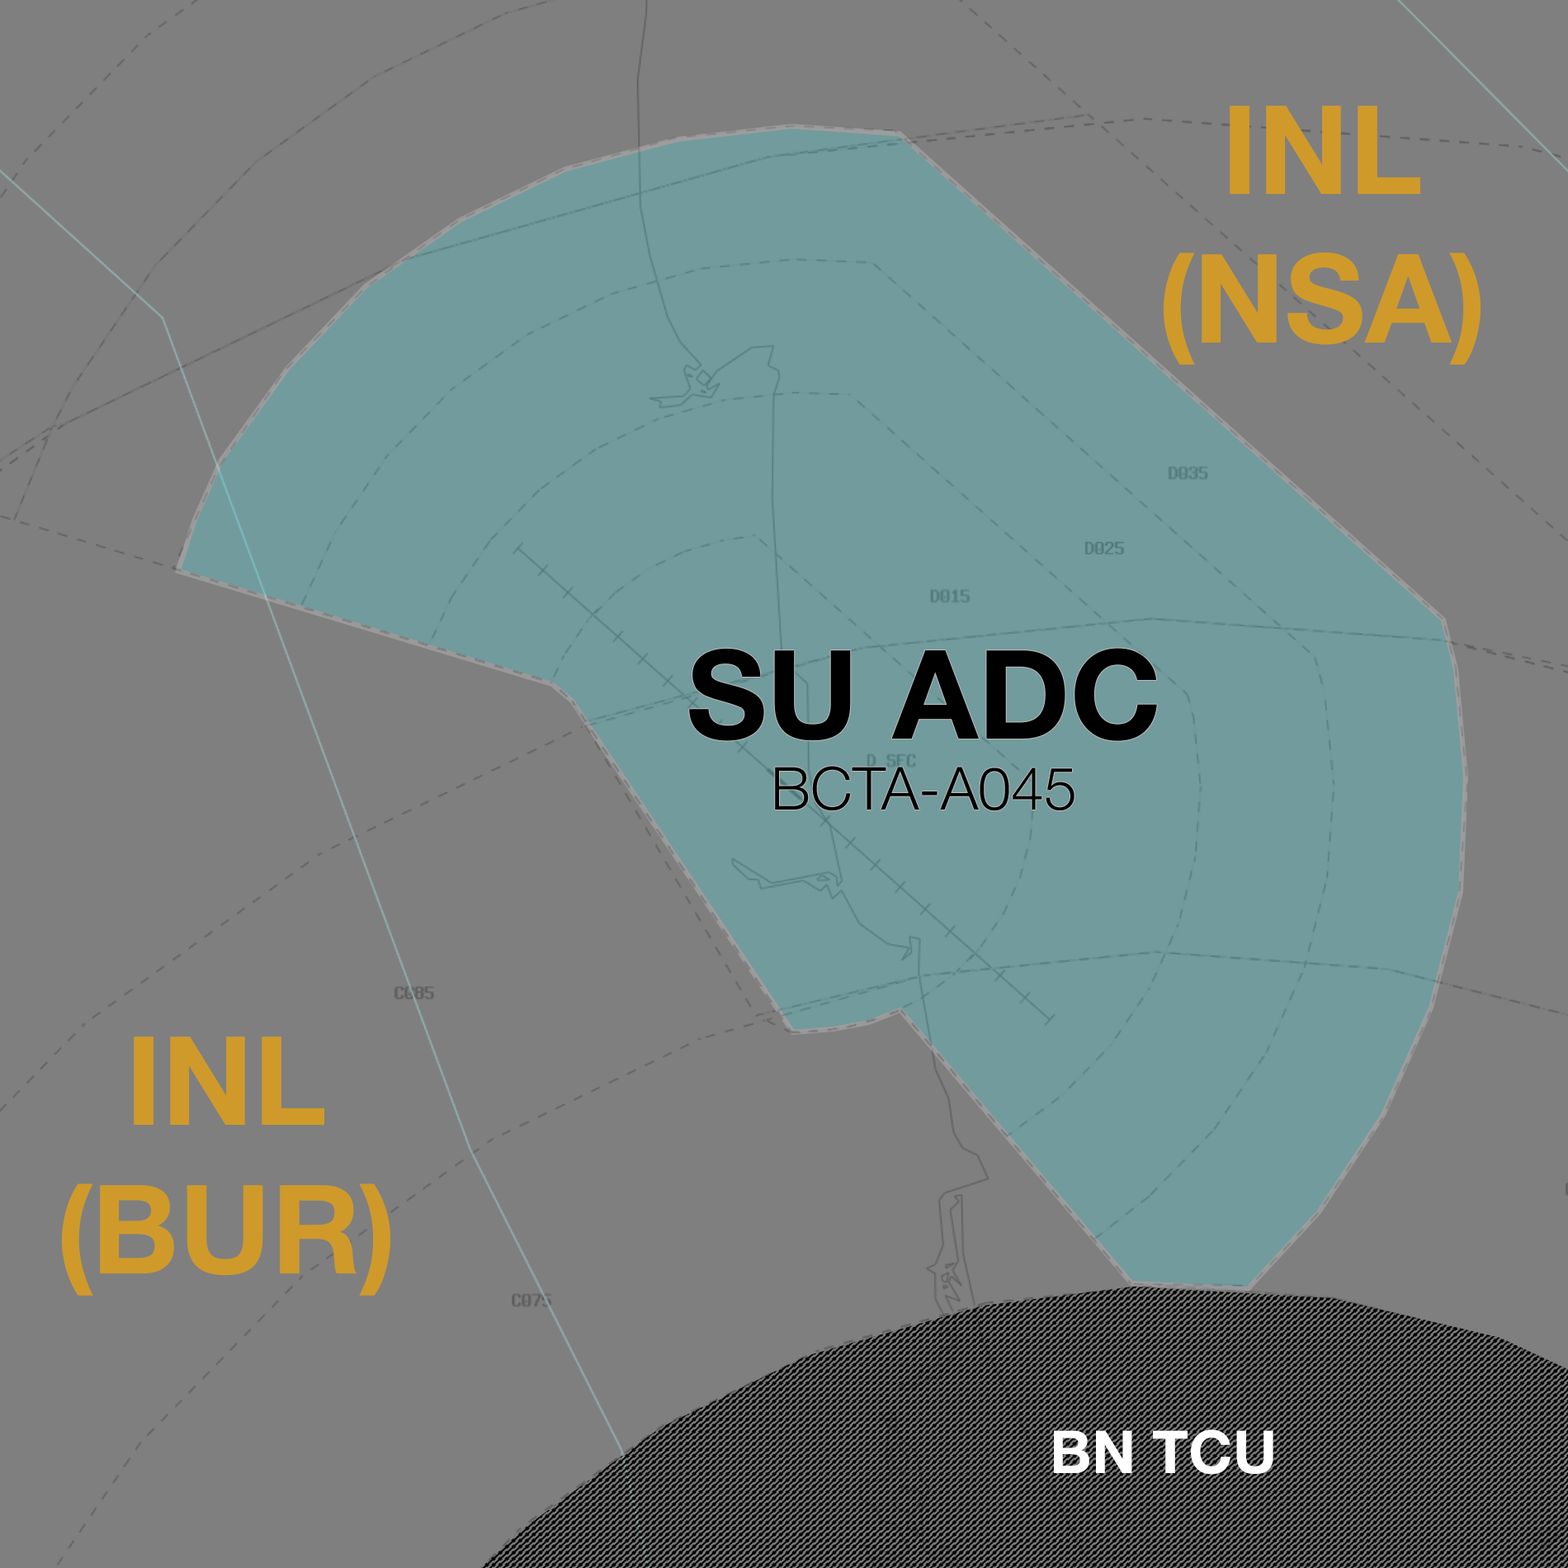
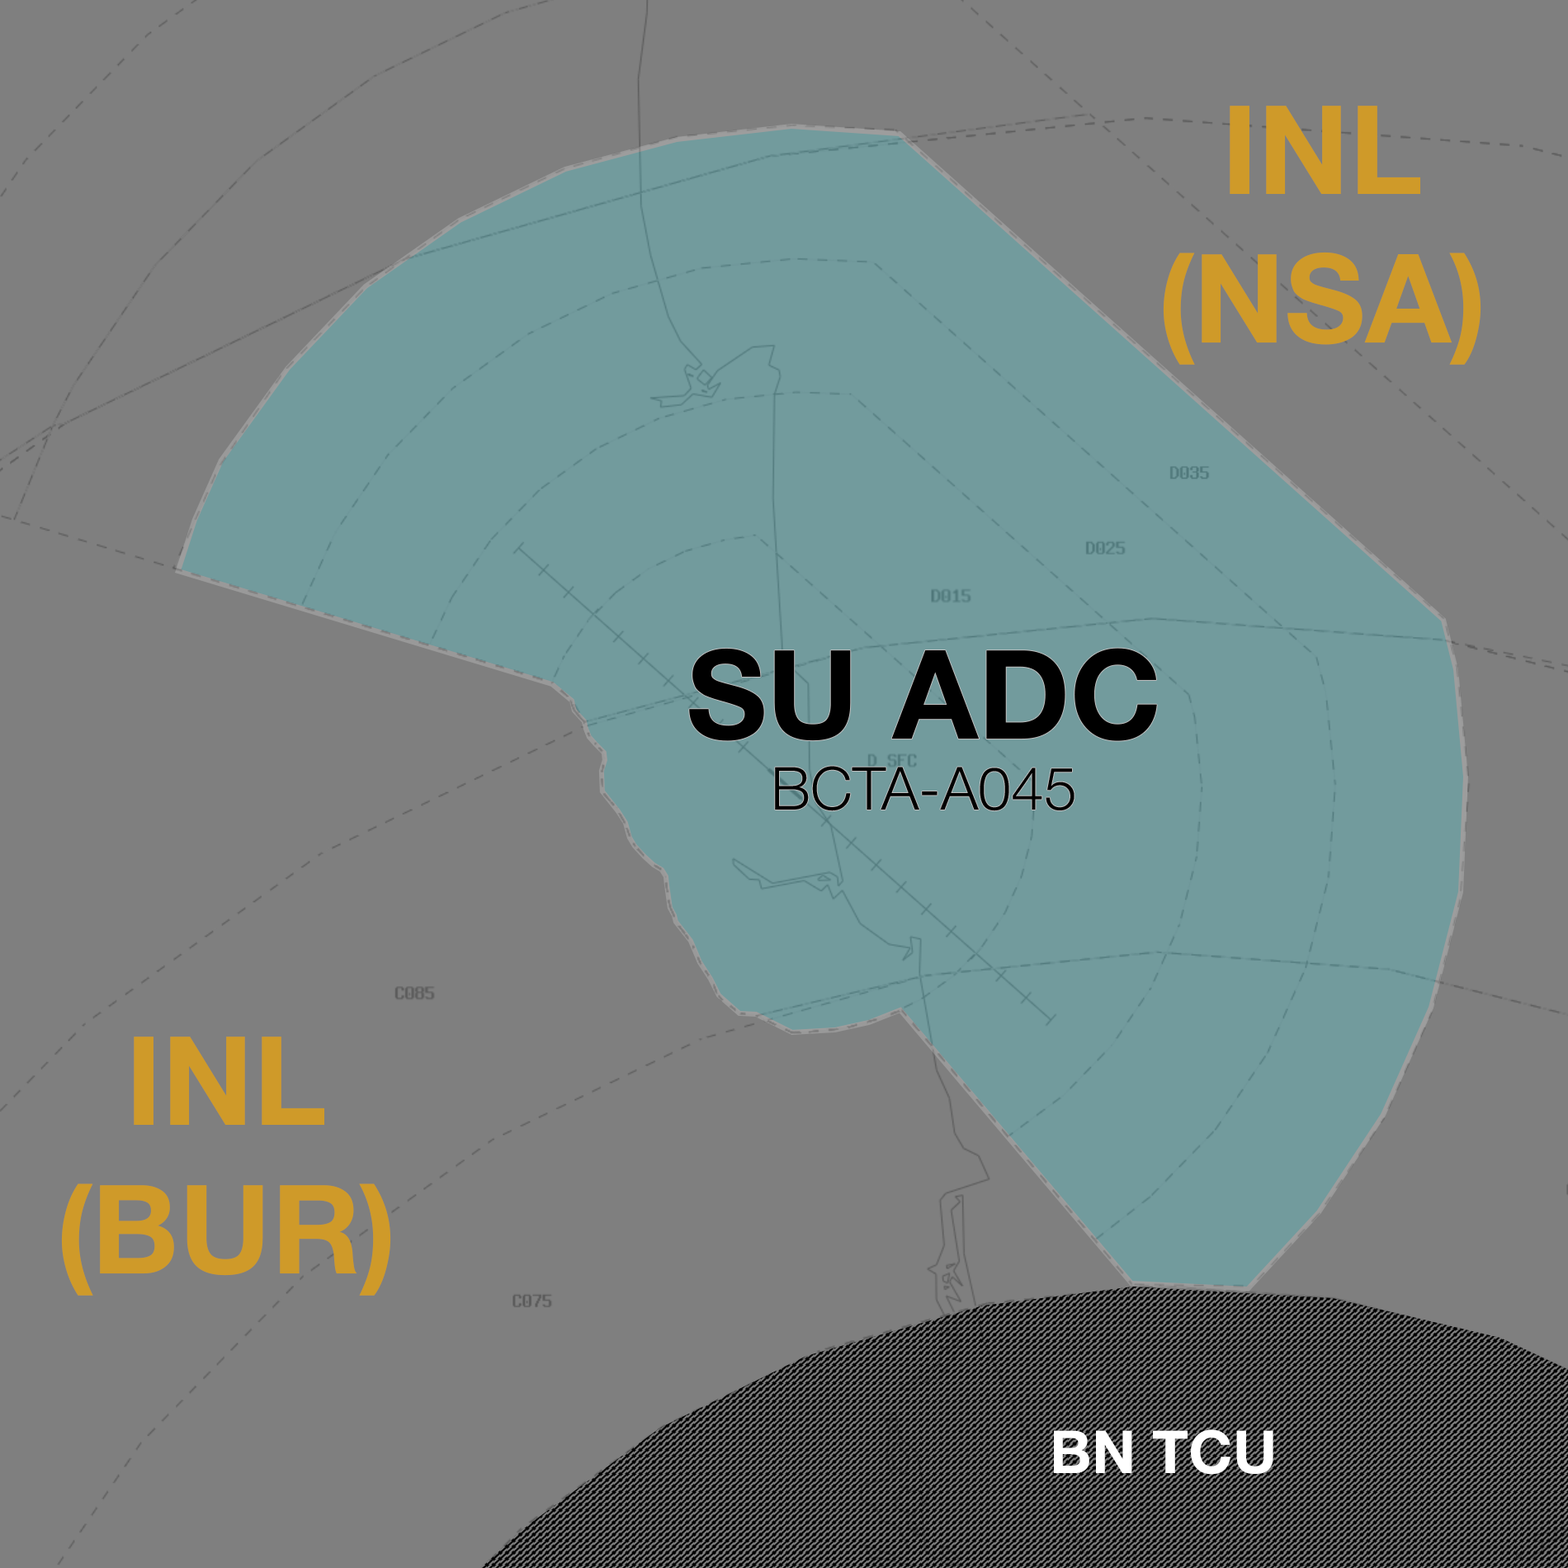
Layers edited between the first and the second 1568px x 1568px image:
painted on "BN" over [480, 1286, 1568, 1568]
painted on "AY ADC" over [174, 528, 902, 1036]
added layer "Layer 1" above "range 95" over [0, 0, 1568, 1568]